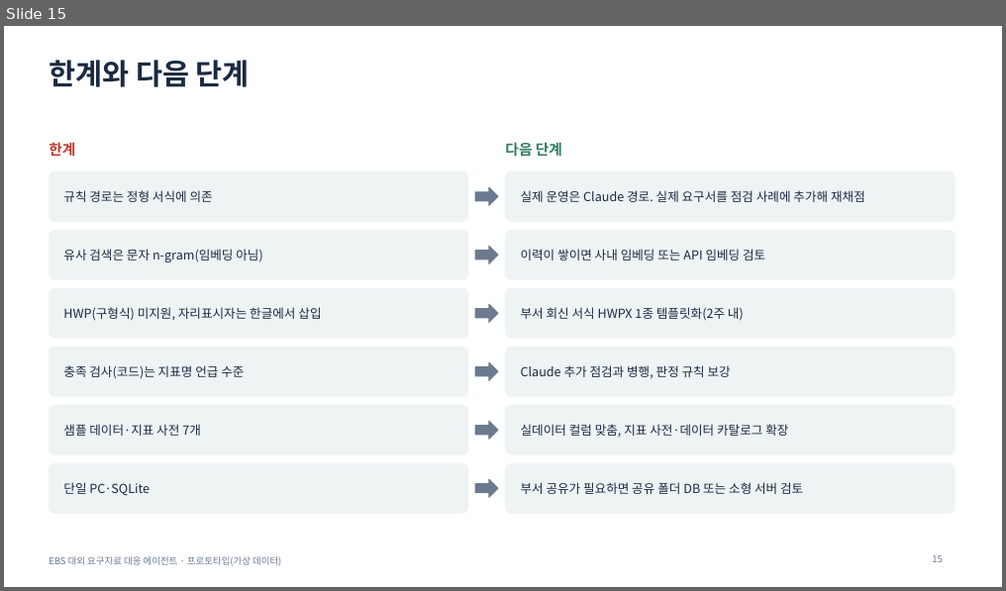
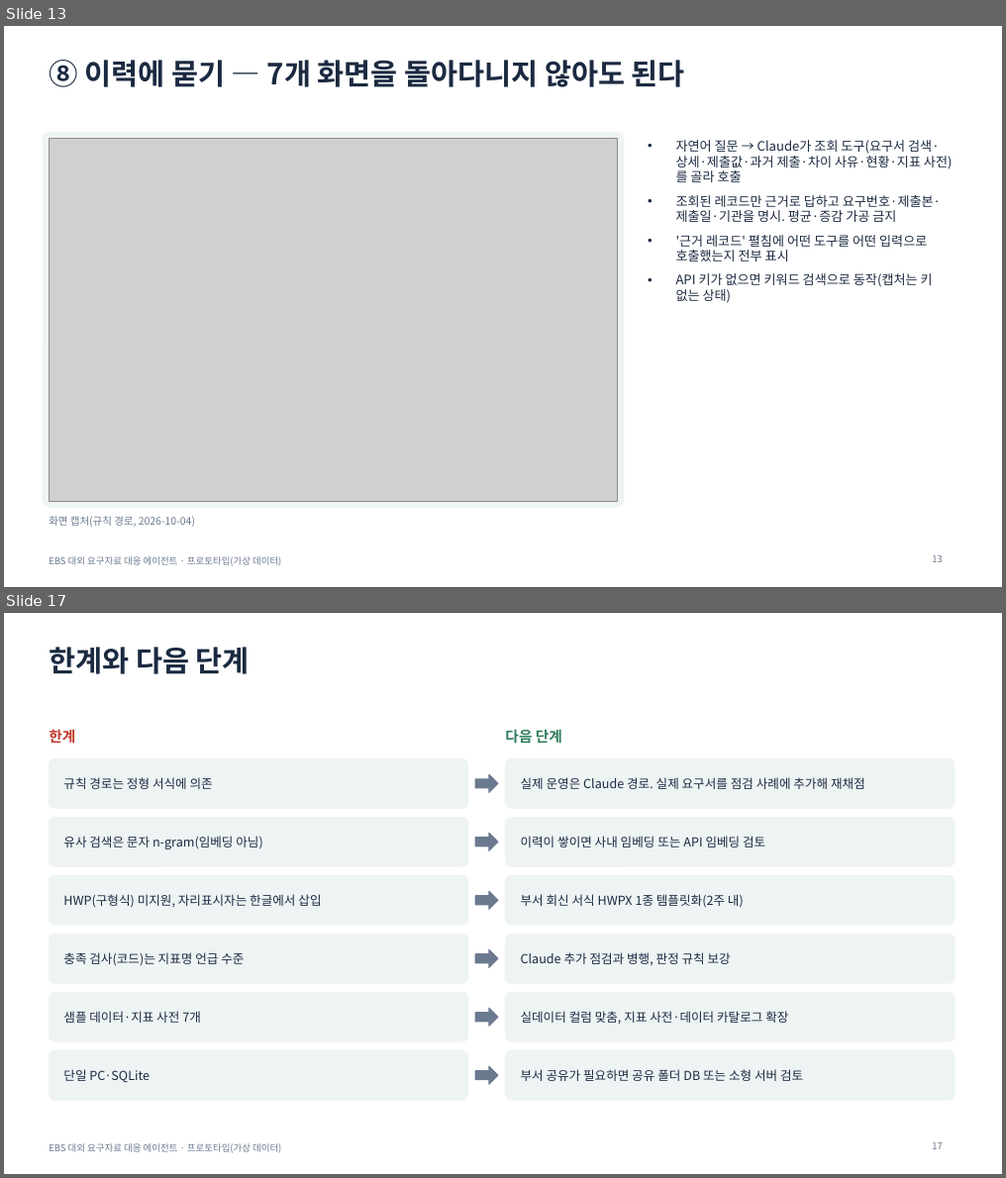
Before and after one commit to lts134/ebsjajucenter, a slide deck: app/docs/발표자료_EBS_요구자료대응에이전트.pptx. Shown one above the other, each under a label of ours: slide 15 before the commit, slides 13 and 17 after it; the slides between them are not shown. The pictures are 1006x591 and 1006x1178 pixels, drawn with LibreOffice and Linux fonts; fonts in the diff are those of the drawing; grey boxes stand for pictures. Boxes give left, top, right and bottom in pixels: in the first picture for what was removed or moved away, otherwise in the second. Text is boxed around its words. In the diff, an @@ line names an element or a change of style, - is before the commit and + after.

```diff
--- a/app/docs/발표자료_EBS_요구자료대응에이전트.pptx
+++ b/app/docs/발표자료_EBS_요구자료대응에이전트.pptx
@@ slide 13 added at (4,26,1002,587), background #FFFFFF; not listed: 1 template element that a slide beside it also shows @@
@@ title added at (49,60,685,87), 28 pt, text #1B2A41, bold @@
+⑧ 이력에 묻기 — 7개 화면을 돌아다니지 않아도 된다
@@ rounded rectangle added at (43,132,624,507), fill #EEF3F4, outline #EEF3F4 1 pt @@
@@ picture added at (49,138,618,501) @@
@@ text added at (676,140,952,303), 12.5 pt, text #1B2A41 @@
+• 자연어 질문 → Claude가 조회 도구(요구서 검색·상세·제출값·과거 제출·차이 사유·현황·지표 사전)를 골라 호출
+• 조회된 레코드만 근거로 답하고 요구번호·제출본·제출일·기관을 명시. 평균·증감 가공 금지
+• '근거 레코드' 펼침에 어떤 도구를 어떤 입력으로 호출했는지 전부 표시
+• API 키가 없으면 키워드 검색으로 동작(캡처는 키 없는 상태)
@@ text added at (49,516,195,527), 10 pt, text #6B7A8F @@
+화면 캡처(규칙 경로, 2026-10-04)
@@ page number added at (932,556,942,563), 9 pt, text #6B7A8F @@
+13
@@ what was slide 15 is now slide 17 @@
@@ page number at (932,1143,942,1150): text changed @@
-15
+17
```
Also in this commit, not shown: 8 slides changed, 1 other slide added, 40 other files.
